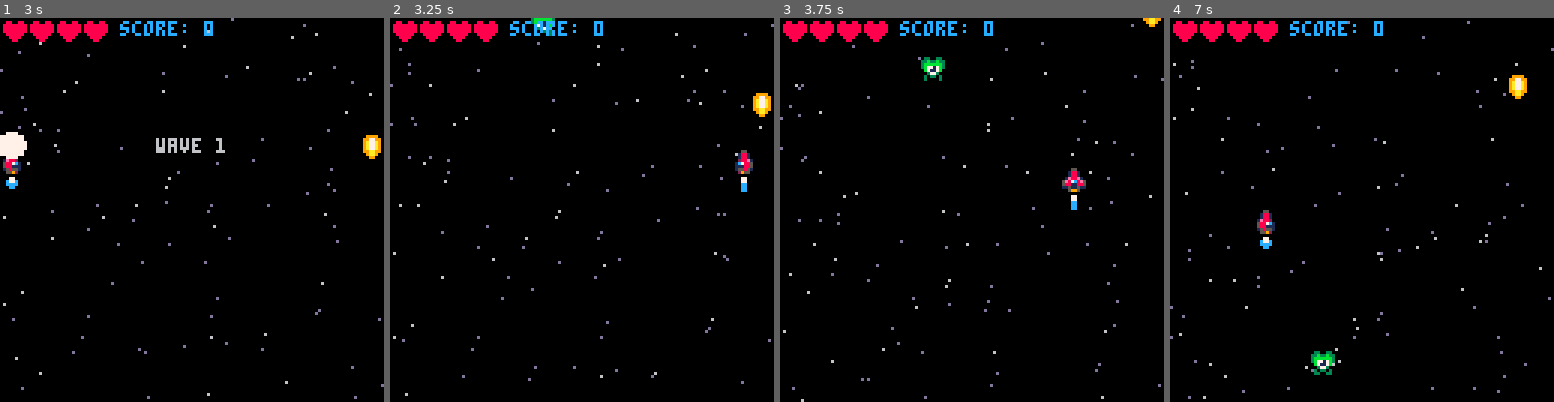
Above: before the commit, frames 1-4 (left to right).
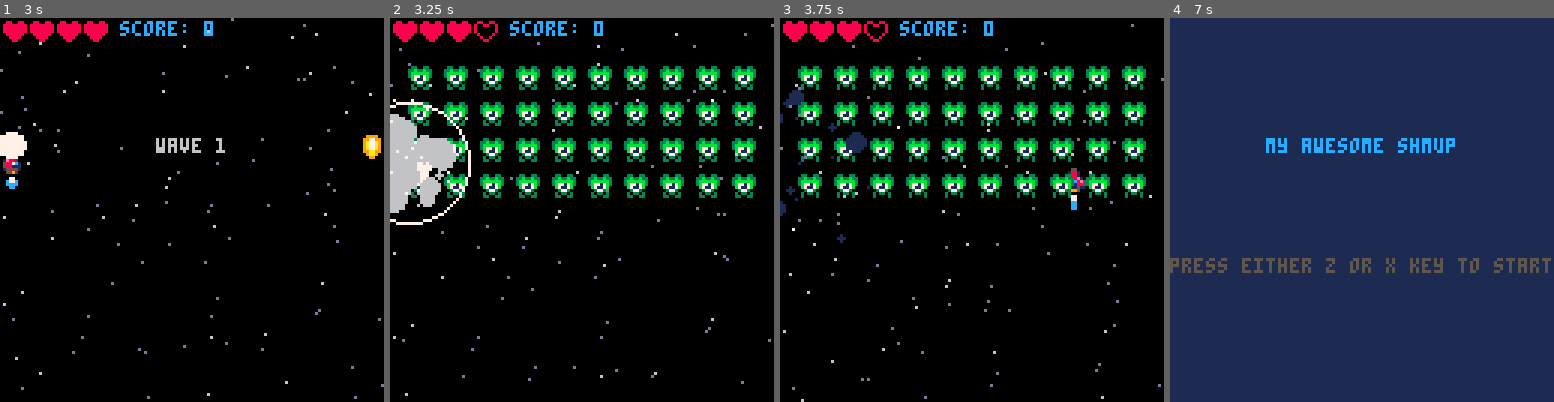
Above: after the commit, the same moments.

Repository: CRBroughton/pico-8-hero
Game: PICO-8 cartridge src/pico-8-hero.p8
The game is run twice, just before and just after one commit, with the same random seed, the same clock (stepped at 60 frames per second) and the same inputs.
Inputs:
- Up to frame 1 (3 s): tap X (X key) at 0.33, 1.07, 1.85, 2.97 s; tap O (Z key) at 0.7, 1.7, 2.1, 2.5, 2.9 s; hold Right 1.6-2.1 s; hold Up 2.15-2.42 s; hold Right from 2.47 s (still down)
- Up to frame 2 (3.25 s): release Right at 3.03 s; hold Left from 3.08 s (still down)
- Up to frame 3 (3.75 s): tap O (Z key) at 3.3, 3.7 s; release Left at 3.58 s; hold Down from 3.63 s (still down)
- Up to frame 4 (7 s): release Down at 3.97 s; hold Right 4.02-4.68 s; tap X (X key) at 4.08, 5.2, 6.32 s; tap O (Z key) every 0.4 s from 4.1 to 6.9 s; hold Up 4.73-5.03 s; hold Left 5.08-5.68 s; hold Down 5.73-6.03 s; hold Right 6.08-6.58 s; hold Right from 6.63 s (still down)

Frame 1 is identical in both runs. In frame 2, 14% of the frame differs, in the area x 0-100%, y 0-54%; in frame 3, 12%; in frame 4, 100%, in the area x 0-100%, y 0-100%.

Commit message:
feat(enemies): :construction: add lines of enemies

Diff:
--- a/src/enemies.lua
+++ b/src/enemies.lua
@@ -1,12 +1,21 @@
 function spawnwave()
     if wave == 1 then
-        spawnenemy(1)
+        -- spawnenemy(1)
+        placeenemies()
     elseif wave == 2 then
-        spawnenemy(2)
+        -- spawnenemy(2)
     elseif wave == 3 then
-        spawnenemy(3)
+        -- spawnenemy(3)
     elseif wave == 4 then
-        spawnenemy(4)
+        -- spawnenemy(4)
+    end
+end
+
+function placeenemies()
+    for y = 1, 4 do
+        for x = 1, 10 do
+            spawnenemy(1, x * 12 - 6, 4 + y * 12)
+        end
     end
 end
 
@@ -28,15 +37,15 @@
     end
 end
 
-function spawnenemy(enemytype)
+function spawnenemy(enemytype, enemyx, enemyy)
     local enemy = makesprite()
-    enemy.x = rnd(120)
-    enemy.y = -8
+    enemy.x = enemyx
+    enemy.y = enemyy
 
     if enemytype == nil or enemytype == 1 then
         -- green enemy
         enemy.sprite = 21
-        enemy.hp = 5
+        enemy.hp = 3
         enemy.animation = {21, 22, 23, 24}
     elseif enemytype == 2 then
         -- red enemy
--- a/src/update.lua
+++ b/src/update.lua
@@ -70,7 +70,7 @@
 
     -- Animates the enemies
     for enemy in all(enemies) do
-        enemy.y += 1
+        -- enemy.y += 1
         enemy.frame += 0.5
         -- Iterates over the animation array
         if flr(enemy.frame) > #enemy.animation then
